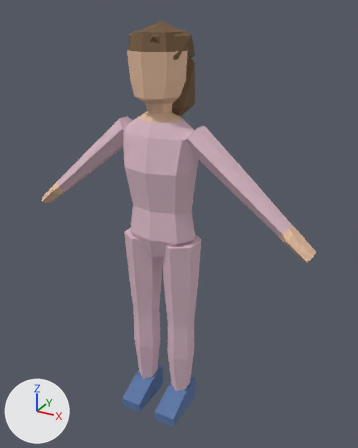
One commit to the FBX model Assets/Character/Patient_Girl/Patient_Girl.fbx: the scene before it, then after it.
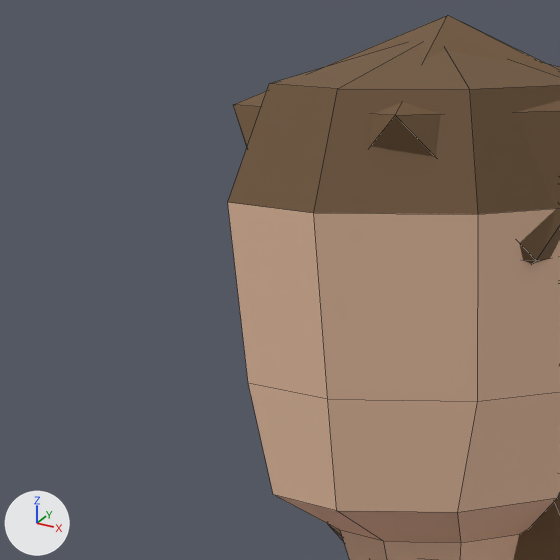
There are two pictures of each version: one whole from a 50 mm lens placed at (0.694, -1.158, 1.24), pointed at (0.039, 0.034, 0.644), one close up on the part from 25% to 50% of the width and 4% to 24% of the height. The lights are fixed; the arrows at lower left show +X, +Y and +Z. The first two pictures are the older version. The close-ups show mesh edges as thin lines.

The first close-up shows 'Patient_Girl'.
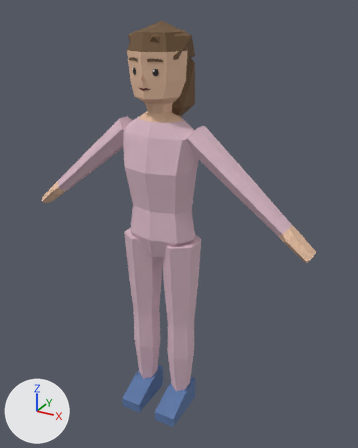
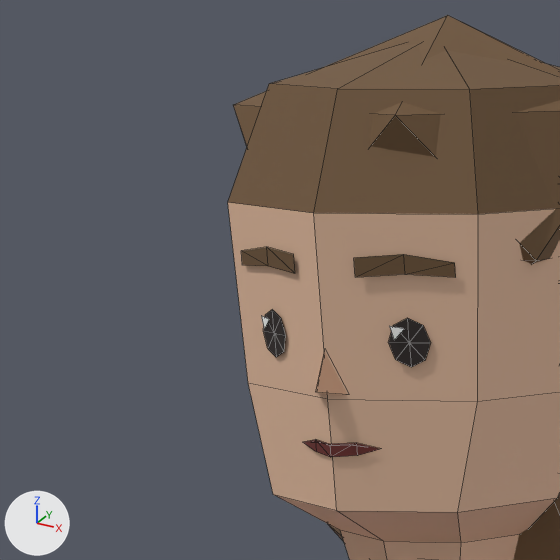
What the commit changed:
Picture 'FacePalette.png' (img_facepalette_png) is new.
Material 'Patient_Girl_Face' (mat_patient_girl_face) is new.
Its texture is img_facepalette_png.
Its roughness is 0.55.
me_patient_girl is used by ob_patient_girl; location (0.0, 0.0, 0.0).
me_patient_girl had 273 vertices, 268 faces and spanned x -0.453..0.453, y -0.114..0.099, z 0.0..1.207.
me_patient_girl now has 353 vertices, 329 faces and spans x -0.453..0.453, y -0.114..0.099, z 0.0..1.207.
Part 1, on me_patient_girl:
80 vertices are added at x -0.049..0.049, y -0.092..-0.067, z 1.046..1.124.
53 new faces join them, mat_patient_girl_face (picture img_facepalette_png).
8 new faces join them, mat_patient_girl_hair (brown #6f5538).
me_patient_girl gains material mat_patient_girl_face (picture img_facepalette_png).

Pixel boxes [x1, y1, x2, y2] of what changed, in the close-ups (560 x 560 px):
part 1 of me_patient_girl, added
    after: [241, 247, 456, 457]
